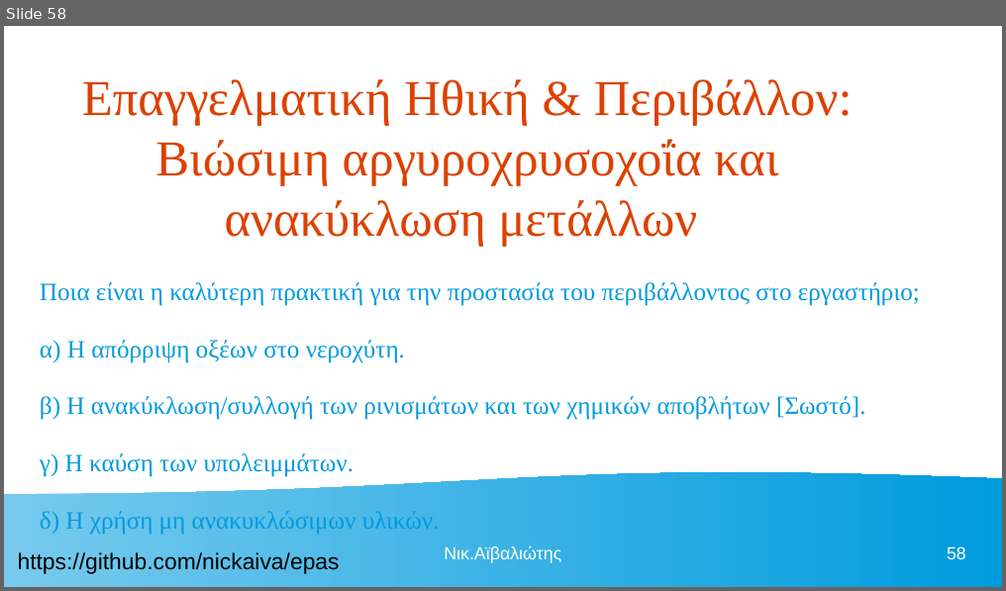
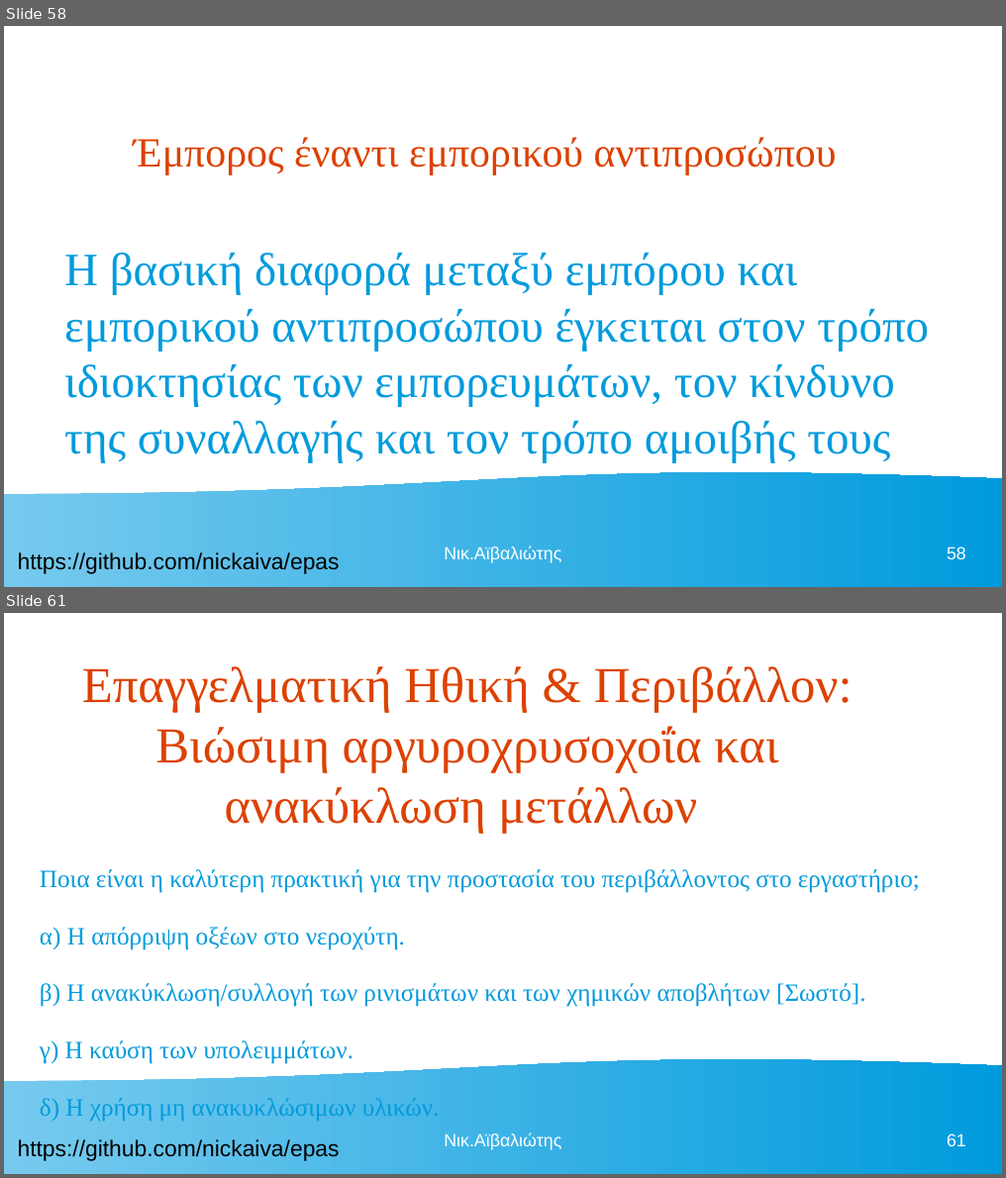
Before and after one commit to nickaiva/epas, a slide deck: ΠΕΡΙΒΑΛΛΟΝ ΕΡΓΑΣΙΑΣ.odp. Shown one above the other, each under a label of ours: slide 58 before the commit, slides 58 and 61 after it; the slides between them are not shown. The pictures are 1006x591 and 1006x1178 pixels, drawn with LibreOffice and Linux fonts; fonts in the diff are those of the drawing. Boxes give left, top, right and bottom in pixels: in the first picture for what was removed or moved away, otherwise in the second. Text is boxed around its words. In the diff, an @@ line names an element or a change of style, - is before the commit and + after.

```diff
--- a/ΠΕΡΙΒΑΛΛΟΝ ΕΡΓΑΣΙΑΣ.odp
+++ b/ΠΕΡΙΒΑΛΛΟΝ ΕΡΓΑΣΙΑΣ.odp
@@ slide 58 added at [4, 26, 1002, 587], background #FFFFFF; not listed: 2 template elements that a slide beside it also shows @@
@@ title added at [134, 137, 837, 174], 33 pt, text #DD4100 @@
+Έμπορος έναντι εμπορικού αντιπροσώπου
@@ text added at [64, 253, 929, 463], 37 pt, text #009BDD @@
+Η βασική διαφορά μεταξύ εμπόρου και εμπορικού αντιπροσώπου έγκειται στον τρόπο ιδιοκτησίας των εμπορευμάτων, τον κίνδυνο της συναλλαγής και τον τρόπο αμοιβής τους
@@ text added at [444, 547, 561, 564], 14 pt, text #FFFFFF @@
+Νικ.Αϊβαλιώτης
@@ page number added at [946, 547, 966, 560], 14 pt, text #FFFFFF @@
+58
@@ what was slide 58 is now slide 61 @@
@@ page number at [946, 1134, 966, 1147]: text changed @@
-58
+61
```
Also in this commit, not shown: 1 slide changed, 2 other slides added, 1 other file.
